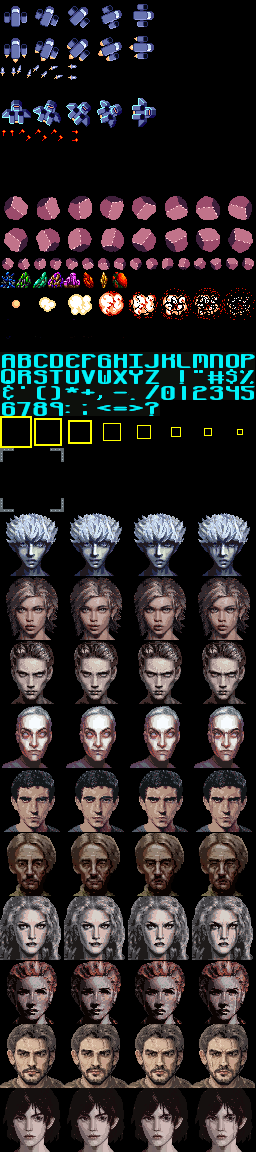
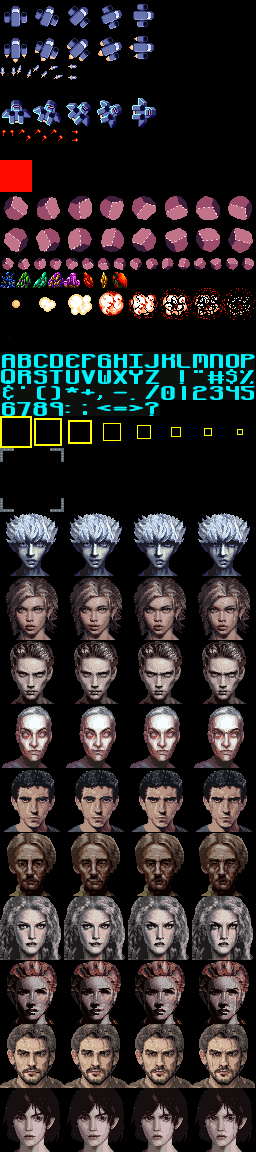
Layers edited between the first and the second 256 × 1152 image:
painted on "Background" over [0,160,32,192]
